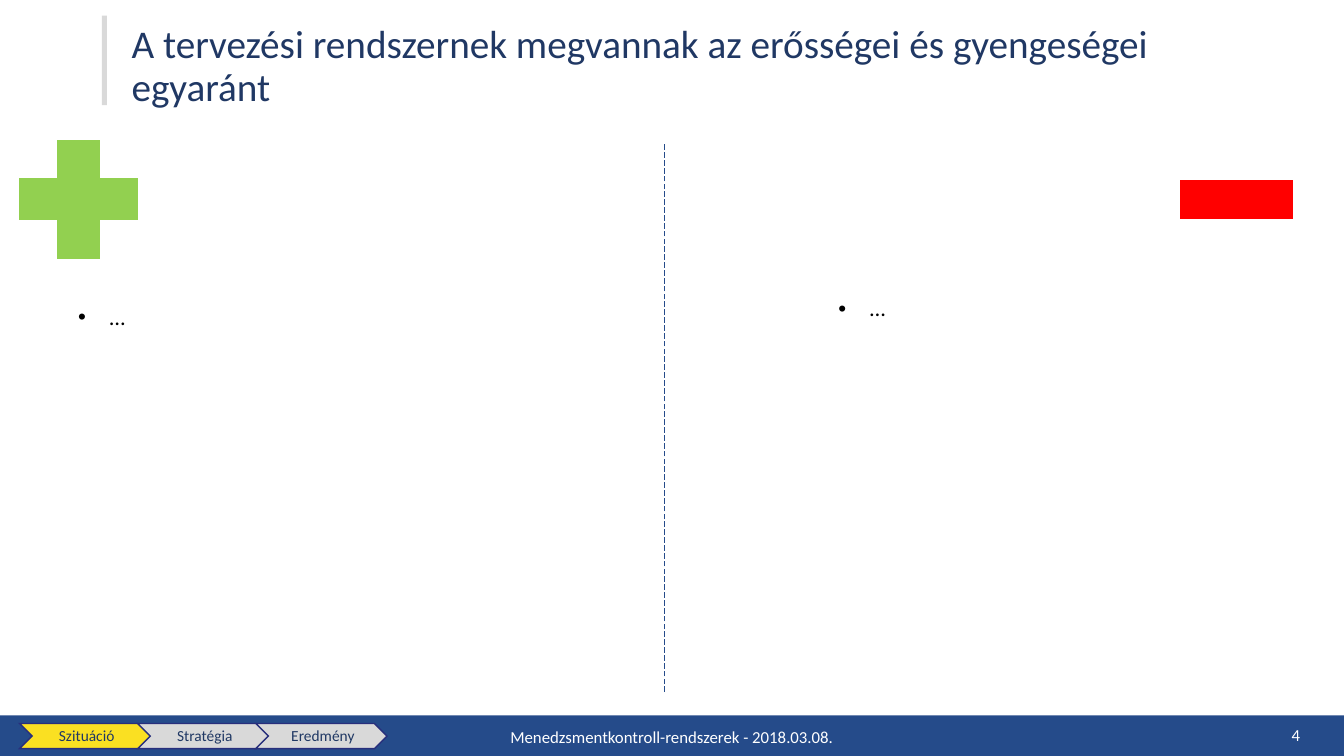
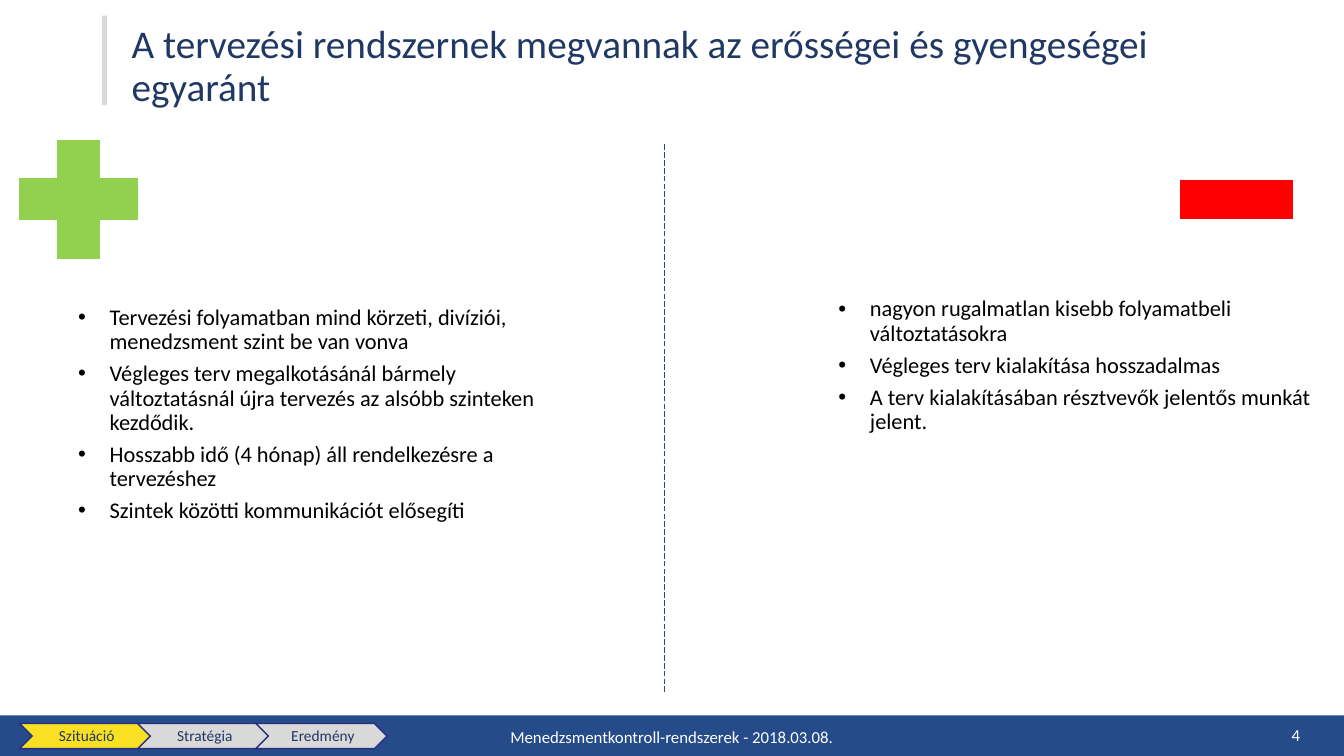
Before and after one commit to horjanos/MenKontroll2018, a slide deck: slide 4 of új HorváthJ-TamásZs-TímárR-VárkonyiM_RÉ_1.pptx. Drawn at 1344x756 pixels with LibreOffice and Linux fonts; fonts in the diff are those of the drawing; background and template pictures are left out. Boxes give left, top, right and bottom in pixels: in the first picture for what was removed or moved away, otherwise in the second. Text is boxed around its words. In the diff, an @@ line names an element or a change of style, - is before the commit and + after.

```diff
--- a/új HorváthJ-TamásZs-TímárR-VárkonyiM_RÉ_1.pptx
+++ b/új HorváthJ-TamásZs-TímárR-VárkonyiM_RÉ_1.pptx
@@ text at (x1=110, y1=309, x2=534, y2=522): text changed @@
-• …
+• Tervezési folyamatban mind körzeti, divíziói, menedzsment szint be van vonva
+• Végleges terv megalkotásánál bármely változtatásnál újra tervezés az alsóbb szinteken kezdődik.
+• Hosszabb idő (4 hónap) áll rendelkezésre a tervezéshez
+• Szintek közötti kommunikációt elősegíti
@@ text at (x1=870, y1=300, x2=1310, y2=433): text changed @@
-• …
+• nagyon rugalmatlan kisebb folyamatbeli változtatásokra
+• Végleges terv kialakítása hosszadalmas
+• A terv kialakításában résztvevők jelentős munkát jelent.
```
